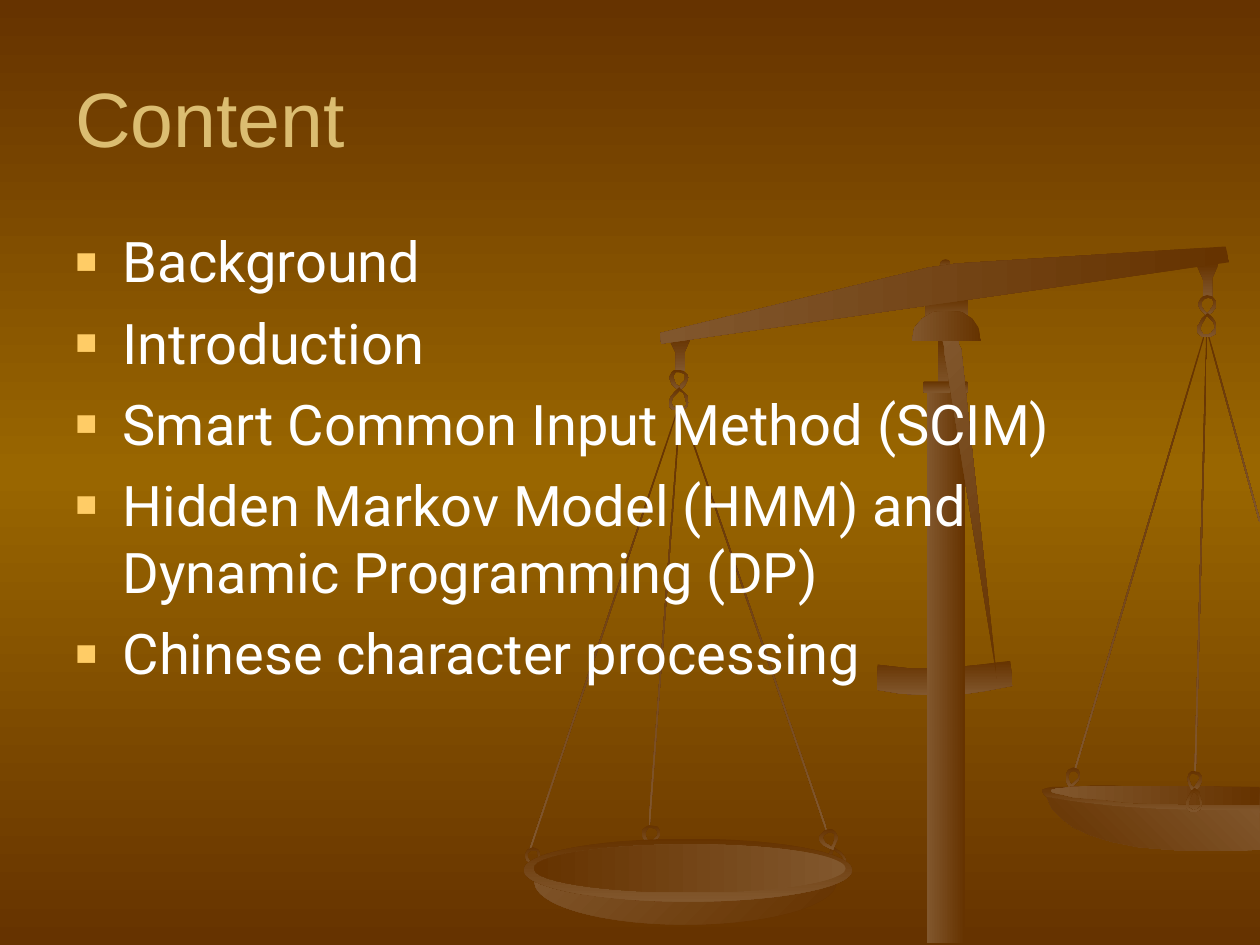
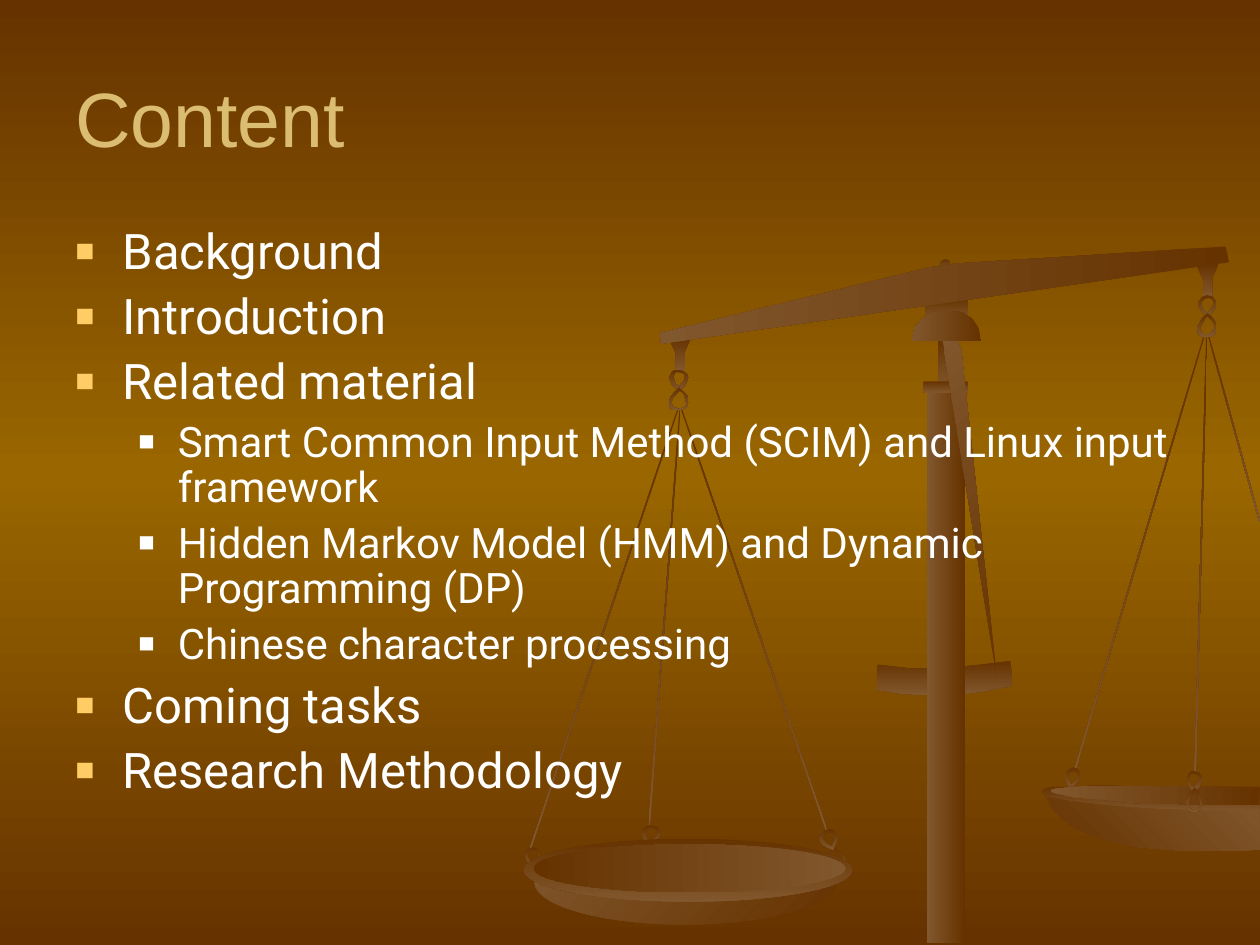
Before and after one commit to shaileshBhokare/honours, a slide deck: slide 2 of ITN100/Assignment/Presentation/presentation.ppt. Drawn at 1260x945 pixels with LibreOffice and Linux fonts; fonts in the diff are those of the drawing. Boxes give left, top, right and bottom in pixels: in the first picture for what was removed or moved away, otherwise in the second. Text is boxed around its words. In the diff, an @@ line names an element or a change of style, - is before the commit and + after.

Commit message:
add more content to presentation.ppt

```diff
--- a/ITN100/Assignment/Presentation/presentation.ppt
+++ b/ITN100/Assignment/Presentation/presentation.ppt
@@ text at bbox=[123, 232, 982, 668]: size 32 to 28 pt in "Background", "Introduction"; size 32 to 24 pt in "Hidden Markov Model (HMM) and Dynamic Programming ...", "Chinese character processing"; line spacing 1 to 0.9; less space between paragraphs; list level 1 to 2 in "Hidden Markov Model (HMM) and ..."; bullet colour #FFCC66 to #FFFFFF; list level 1 to 2 in "Chinese character processing" @@
@@ text at bbox=[123, 362, 1168, 503]: text changed; size 32 to 24 pt @@
-■ Smart Common Input Method (SCIM)
+■ Related material
+  ■ Smart Common Input Method (SCIM) and Linux input framework
@@ text at bbox=[123, 686, 623, 800]: paragraphs added @@
+■ Coming tasks
+■ Research Methodology
```
Also in this commit, not shown: 8 slides added, 1 slide removed, 3 other files.
